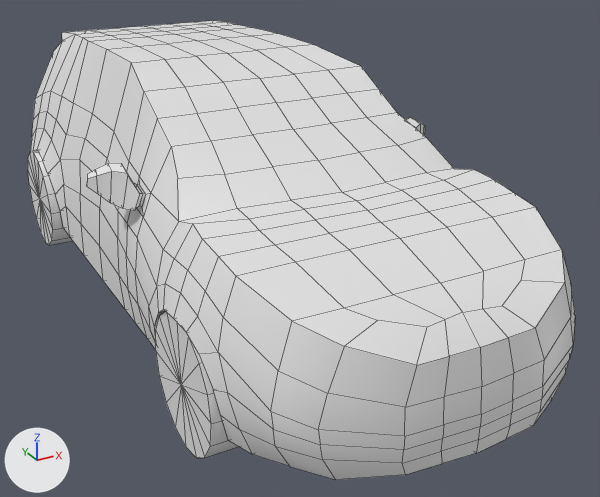
An edit to the Blender file Cutscene/Objects/car.blend, drawn before and after from the same camera.
Camera for both pictures: a 50 mm lens placed at (-1.9, -4.17, 2.3), pointed at (0.22, -0.32, 0.37). Every picture has the same lights, and +X, +Y and +Z are marked at lower left. Mesh edges are drawn as thin lines.

The scene before the commit, as lines of its bpy script (objects in view):
```python
me_cube_001 = bpy.data.meshes.new('Cube.001')
me_cube_001.from_pydata(...)  # 651 vertices, 664 faces; spans x -0.98..0.98, y -2.16..2.13, z -0.98..0.24
me_cube_001.polygons.foreach_set('use_smooth', [True] * 664)
me_cube_001.materials.append(mat_car_body)  # white #e7e7e7
me_cylinder = bpy.data.meshes.new('Cylinder')
me_cylinder.from_pydata(...)  # a 16-sided cylinder along x spanning x -1.0..1.0, y -1.0..1.0, z -1.0..1.0; a 16-sided cylinder along x spanning x 12.8..14.8, y -1.0..1.0, z -1.0..1.0
me_cylinder.polygons.foreach_set('use_smooth', [True] * 96)
me_cylinder.materials.append(mat_wheel)  # white #e7e7e7
me_cylinder_001 = bpy.data.meshes.new('Cylinder.001')
me_cylinder_001.from_pydata(...)  # a 16-sided cylinder along x spanning x -1.0..1.0, y -1.0..1.0, z -1.0..1.0; a 16-sided cylinder along x spanning x 12.8..14.8, y -1.0..1.0, z -1.0..1.0
me_cylinder_001.polygons.foreach_set('use_smooth', [True] * 96)
me_cylinder_001.materials.append(mat_wheel)  # white #e7e7e7
ob_cube = bpy.data.objects.new('Cube', me_cube_001)
ob_cube.location = (0.0, 0.0, 1.2)
ob_cylinder = bpy.data.objects.new('Cylinder', me_cylinder)
ob_cylinder.location = (-0.772, 1.339, 0.343)
ob_cylinder.scale = (0.112, 0.322, 0.322)
ob_cylinder_001 = bpy.data.objects.new('Cylinder.001', me_cylinder_001)
ob_cylinder_001.location = (-0.772, -1.277, 0.343)
ob_cylinder_001.scale = (0.112, 0.322, 0.322)
```
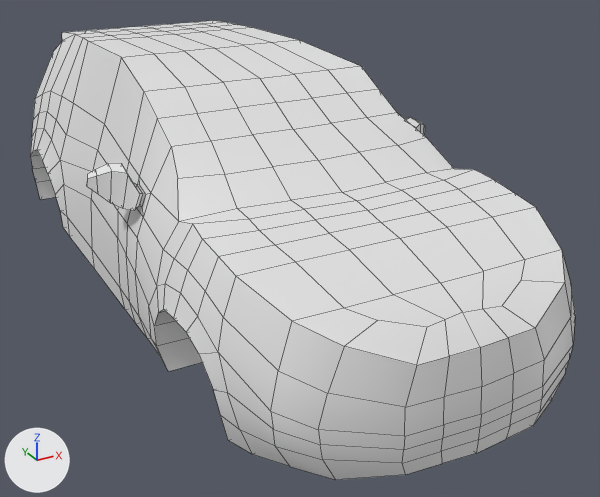
The edits, one by one:
me_cube_001 is used by ob_cube; location (0.0, 0.0, 1.2).
me_cube_001 had 651 vertices, 664 faces and spanned x -0.98..0.98, y -2.16..2.13, z -0.98..0.24.
me_cube_001 now has 625 vertices, 638 faces and spans x -0.98..0.98, y -2.16..2.13, z -0.98..0.24.
Part 1, on me_cube_001:
52 vertices are removed from x -0.82..0.82, y 0.12..0.56, z -0.97..0.24.
78 faces are deleted.
3 vertices in x -0.84..-0.81, y -0.46..0.88, z -0.77 move by (0.0, 0.0, -0.07).
2 vertices move from x -0.87..-0.85, y -0.86..-0.63, z -0.8..-0.78 to x -0.87..-0.85, y -0.86..-0.63, z -0.84.
10 vertices are added at x -0.82..0.82, y 0.29, z -0.84..-0.11.
9 new vertices lie (0.0, 0.57, 0.0) away from vertices in x -0.82..0.82, y -0.28..-0.27, z -0.97..-0.96.
7 new vertices lie (0.0, -0.65, 0.01) away from vertices in x -0.55..0.55, y 0.94, z 0.23.
52 new faces join them.
Object 'Cylinder' (ob_cylinder) is now hidden.
Object 'Cylinder.001' (ob_cylinder_001) is now hidden.

Location of each change, [x1, y1, x2, y2] in pixels of the pictures (600 x 497 px; the box of a moved part takes in the faces that stretch with it):
'Cube', reshaped
    before: [31, 21, 575, 480]
    after: [30, 21, 575, 480]
'Cylinder.001', hidden
    before: [156, 312, 239, 458]
'Cylinder', hidden
    before: [28, 151, 73, 245]
part 1 of me_cube_001, moved or reshaped
    before: [56, 28, 360, 350]
    after: [56, 28, 360, 368]
